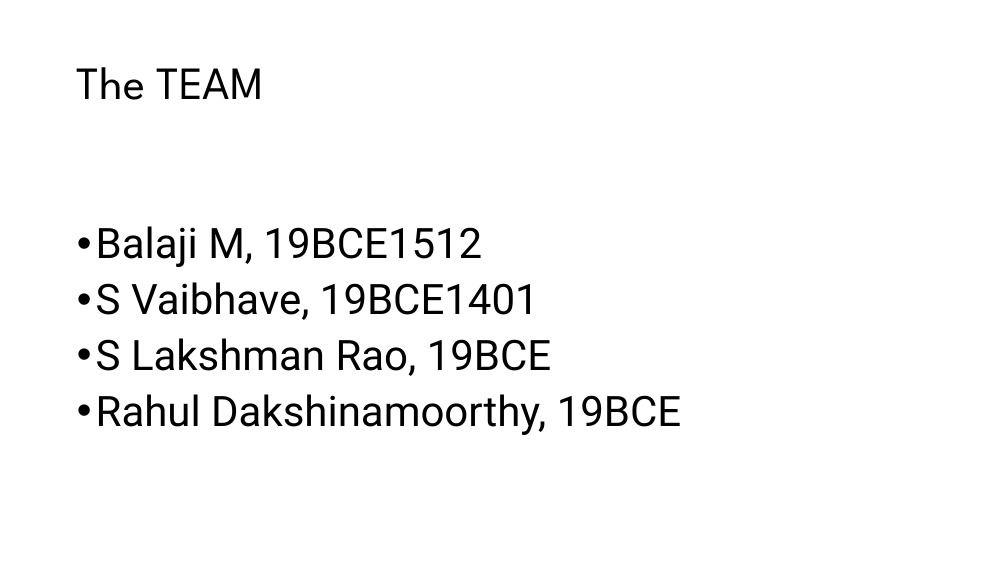
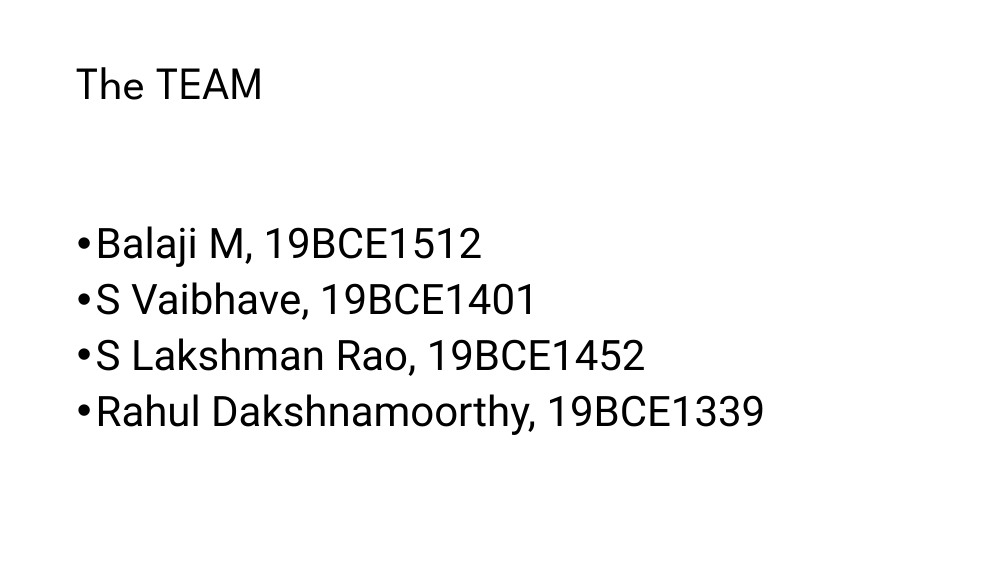
Before and after one commit to VaibhaveS/Focus, a slide deck: slide 2 of Documents/IP_Project.pptx. Drawn at 1008x567 pixels with LibreOffice and Linux fonts; fonts in the diff are those of the drawing. Boxes give left, top, right and bottom in pixels: in the first picture for what was removed or moved away, otherwise in the second. Text is boxed around its words. In the diff, an @@ line names an element or a change of style, - is before the commit and + after.

```diff
--- a/Documents/IP_Project.pptx
+++ b/Documents/IP_Project.pptx
@@ text at <box>96,338,766,435</box>: text changed @@
-• S Lakshman Rao, 19BCE
-• Rahul Dakshinamoorthy, 19BCE
+• S Lakshman Rao, 19BCE1452
+• Rahul Dakshnamoorthy, 19BCE1339
```
Also in this commit, not shown: 7 other slides changed, 9 slides added.
